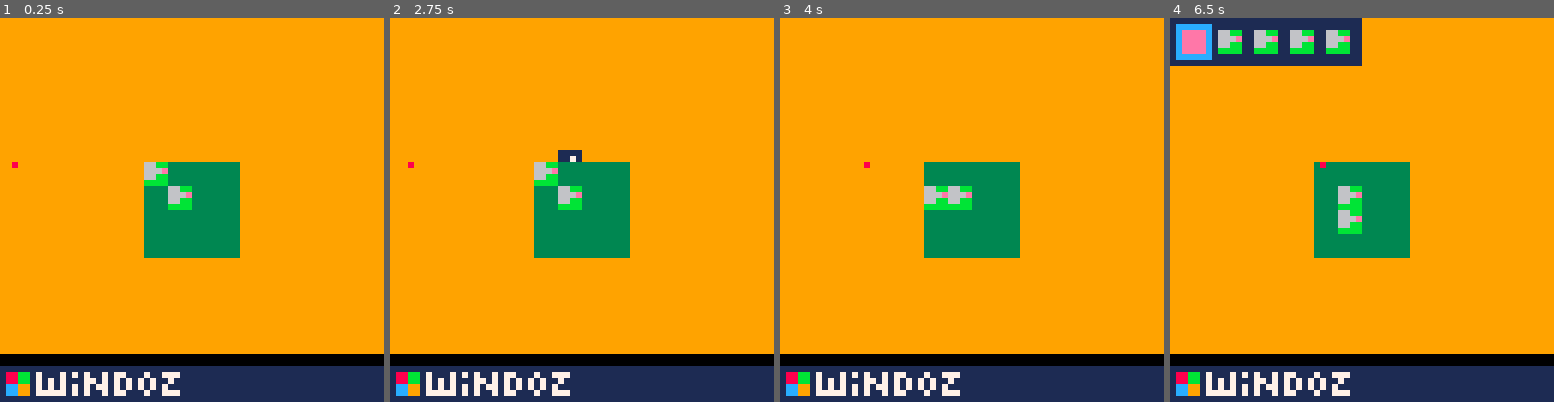
Above: before the commit, frames 1-4 (left to right).
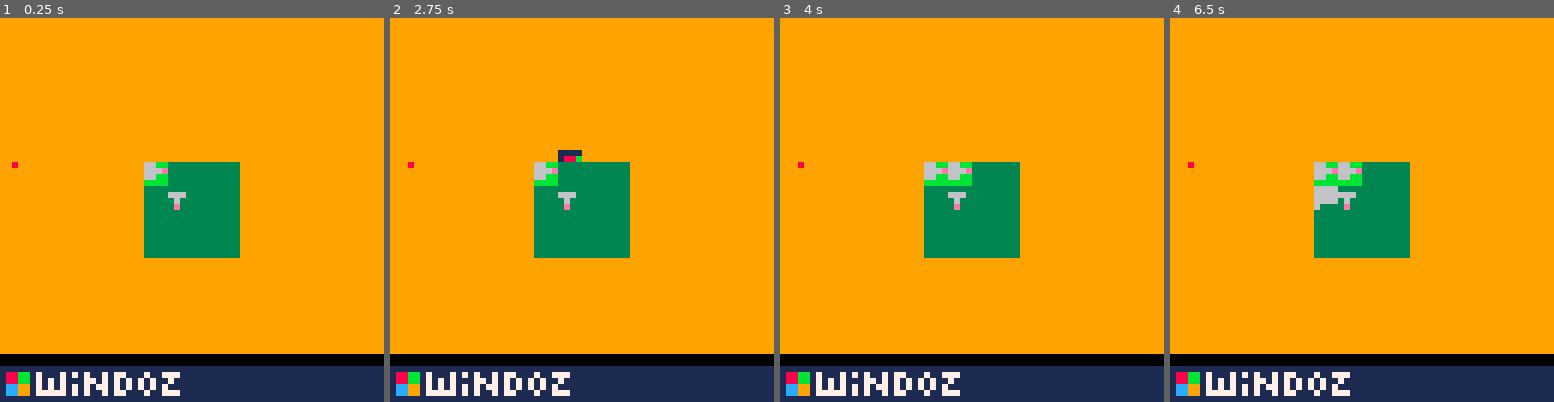
Above: after the commit, the same moments.

Repository: Darenn/Mr-Tobro
Game: PICO-8 cartridge lowrezjam.p8
Two runs of this game, one before a commit and one after it. Both use one fixed random seed, a clock stepped at 60 frames per second and the inputs below.
Inputs:
- Up to frame 1 (0.25 s): no input
- Up to frame 2 (2.75 s): tap X (X key) at 0.33, 1.07, 1.85 s; tap O (Z key) at 0.7, 1.7, 2.1, 2.5 s; hold Right 1.6-2.1 s; hold Up 2.15-2.42 s; hold Right from 2.47 s (still down)
- Up to frame 3 (4 s): tap O (Z key) at 2.9, 3.3, 3.7 s; tap X (X key) at 2.97 s; release Right at 3.03 s; hold Left 3.08-3.58 s; hold Down 3.63-3.97 s
- Up to frame 4 (6.5 s): hold Right 4.02-4.68 s; tap X (X key) at 4.08, 5.2, 6.32 s; tap O (Z key) every 0.4 s from 4.1 to 6.1 s; hold Up 4.73-5.03 s; hold Left 5.08-5.68 s; hold Down 5.73-6.03 s; hold Right from 6.08 s (still down)

The runs differ from the first frame. In frame 1, 0.3% of the frame differs, in the area x 43-50%, y 43-50%; in frame 2, 0.4%; in frame 3, 1.5%; in frame 4, 8.1%, in the area x 0-50%, y 0-57%.

Commit message:
Orientation menu works. The entire building menu works, ce wan build buildings !

Diff:
--- a/lowrezjam.p8
+++ b/lowrezjam.p8
@@ -84,9 +84,21 @@
 
 --Rendering
 -- render the nth sprite top left quarter on the tile at (tile_x, tile_y)
-function render_tiled_sprite(n, tile_x, tile_y, orientation)
+function render_tiled_sprite(n, tile_x, tile_y, orientation, n_vertical)
   orientation = orientation or e_orientation.right
-  spr(n, tile_x * tile_size, tile_y * tile_size, 0.5, 0.5)
+  n_vertical = n_vertical or n
+
+  local take_horizontal = orientation == e_orientation.left or orientation == e_orientation.right
+  local take_vertical = orientation == e_orientation.up or orientation == e_orientation.down
+
+  local flipx = orientation == e_orientation.left
+  local flipy = orientation == e_orientation.down
+
+  if (take_vertical) then
+    n = n_vertical
+  end
+
+  spr(n, tile_x * tile_size, tile_y * tile_size, 0.5, 0.5, flipx, flipy)
 end
 
 -- render the nth sprite top left quarter on the pixel (x ,y)
@@ -279,7 +291,8 @@
   local build_info = g_buildings_info[_building_type_id]
   if (g_buildings_info[_building_type_id] != nil) then
     building = create_base_building(tile_x, tile_y, orientation, _building_type_id)
-    building.sprite_id = build_info.sprite_id
+    building.horizontal_sprite_id = build_info.horizontal_sprite_id
+    building.vertical_sprite_id = build_info.vertical_sprite_id
     building.cooldown = build_info.cooldown
     building.activate = build_info.activate
   else
@@ -294,7 +307,8 @@
 building_type.canon = 0;
 
 g_building_canon = {}
-  g_building_canon.sprite_id = 11
+  g_building_canon.horizontal_sprite_id = 11
+  g_building_canon.vertical_sprite_id = 13
   g_building_canon.cooldown = 1 -- time in sec
   g_building_canon.activate = function (_building)
     bullet_pos = get_pixel_pos(_building.tile_pos.x,_building.tile_pos.y)
@@ -330,7 +346,7 @@
 end
 
 function draw_building(building)
-  render_tiled_sprite(building.sprite_id, building.tile_pos.x, building.tile_pos.y, building.orientation)
+  render_tiled_sprite(building.horizontal_sprite_id, building.tile_pos.x, building.tile_pos.y, building.orientation, building.vertical_sprite_id)
 end
 
 --Menu
@@ -346,7 +362,12 @@
     menu.window_height = menu.top_bot_icon_pixels*2 + tile_size
     menu.state = menu_states.building_selection
     menu.building_tile_pos = {x=6, y=6}
+    menu.building_orientation = e_orientation.right
     return menu
+end
+
+function get_menu_selected_id(menu)
+  return menu.items[menu.item_selected_index + 1]
 end
 
 menu_states = {}
@@ -381,10 +402,15 @@
   if (is_in_selection(menu))then
     menu.state = menu_states.building_location
   elseif (is_in_location(menu)) then
-    menu.state = menu_states.building_orientation
+    if (is_buildable(menu.building_tile_pos)) then
+      menu.state = menu_states.building_orientation
+    else
+      //todo play error
+    end
+
   elseif (is_in_orientation(menu)) then
     menu.state = menu_states.building_selection
-    build_building()
+    build_building(menu)
   end
 end
 
@@ -392,10 +418,9 @@
   if (is_in_selection(menu))then
     g_in_menu = not g_in_menu
   elseif (is_in_location(menu)) then
-    menu.state = menu_states.building_selection
+     menu.state = menu_states.building_selection
   elseif (is_in_orientation(menu)) then
     menu.state = menu_states.building_location
-    build_building(menu)
   end
 end
 
@@ -437,6 +462,8 @@
 end
 
 function build_building(menu)
+  local id = get_menu_selected_id(menu)
+  create_building(menu.building_tile_pos.x, menu.building_tile_pos.y, menu.building_orientation, id)
 end
 
 function move_selection_left(menu)
@@ -470,15 +497,19 @@
 end
 
 function orientate_building_upward(menu)
+  menu.building_orientation = e_orientation.up
 end
 
 function orientate_building_downward(menu)
+  menu.building_orientation = e_orientation.down
 end
 
 function orientate_building_leftward(menu)
+  menu.building_orientation = e_orientation.left
 end
 
 function orientate_building_rightward(menu)
+  menu.building_orientation = e_orientation.right
 end
 
 function is_in_selection(menu)
@@ -523,7 +554,7 @@
     if i == 0 then sprite_id = 1
     else
       building_id = menu.items[i + 1]
-      sprite_id  = g_buildings_info[building_id].sprite_id
+      sprite_id  = g_buildings_info[building_id].horizontal_sprite_id
     end
     render_sprite(sprite_id, pos_x, pos_y)
   end
@@ -538,13 +569,14 @@
 end
 
 function draw_orientation_menu(menu)
-  render_tiled_sprite(5, menu.building_tile_pos.x, menu.building_tile_pos.y)
+  local building = g_buildings_info[get_menu_selected_id(menu)]
+  render_tiled_sprite(building.horizontal_sprite_id, menu.building_tile_pos.x, menu.building_tile_pos.y, menu.building_orientation, building.vertical_sprite_id)
 end
 
 __gfx__
-00000000eeeeeeee33333333999999990000000000000000000000000000000000000000666666666000606066bb3ee380000000000000000000000000000000
-00000000eeeeeeee333333339999999900000000000000000000000000000000000000006666600060606606666ee66e00000000000000000000000000000000
-00700700eeeeeeee33333333999999991111111111111111111111111111111111111111666666666000606066bbe66e00000000000000000000000000000000
+00000000eeeeeeee33333333999999990000000000000000000000000000000000000000666666666000606066bb3ee3800000000e0000000000000000000000
+00000000eeeeeeee333333339999999900000000000000000000000000000000000000006666600060606606666ee66e00000000060000000000000000000000
+00700700eeeeeeee33333333999999991111111111111111111111111111111111111111666666666000606066bbe66e00000000666000000000000000000000
 00077000eeeeeeee3333333399999999188bb171117171711717711171177711111111116333333333333336bbbb3ee300000000000000000000000000000000
 00077000eeeeeeee3333333399999999188bb1717171117717171717171171111111111163333333333333361c11266200000000000000000000000000000000
 00700700eeeeeeee33333333999999991cc99171717171717717171717171111111111116333333333333336ccc16ee600000000000000000000000000000000
Not shown, changed: LowRezJam.p8c
